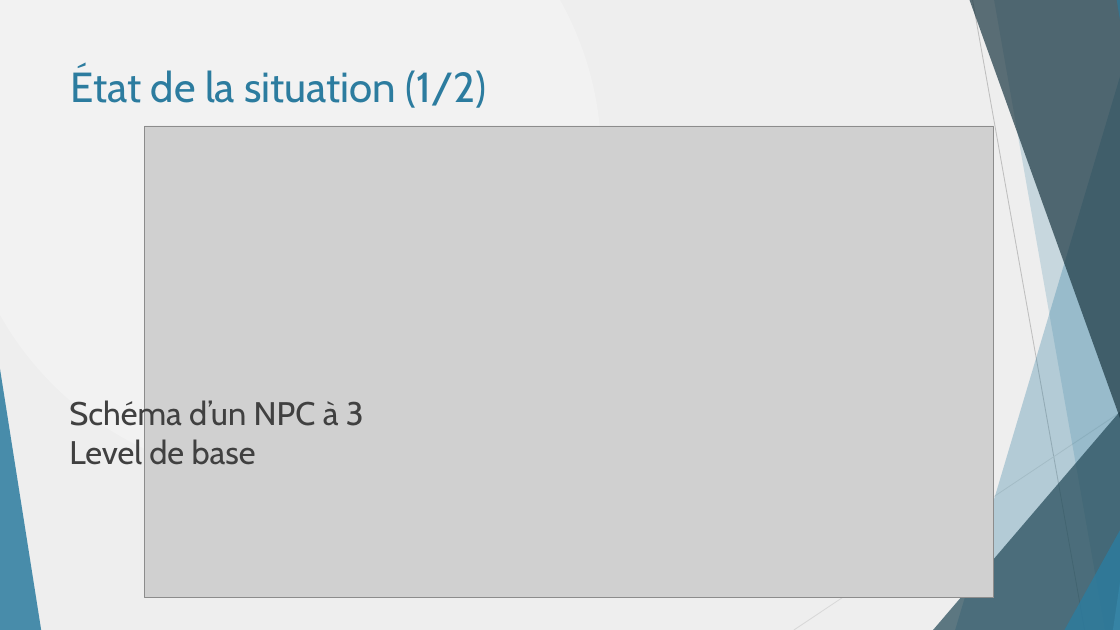
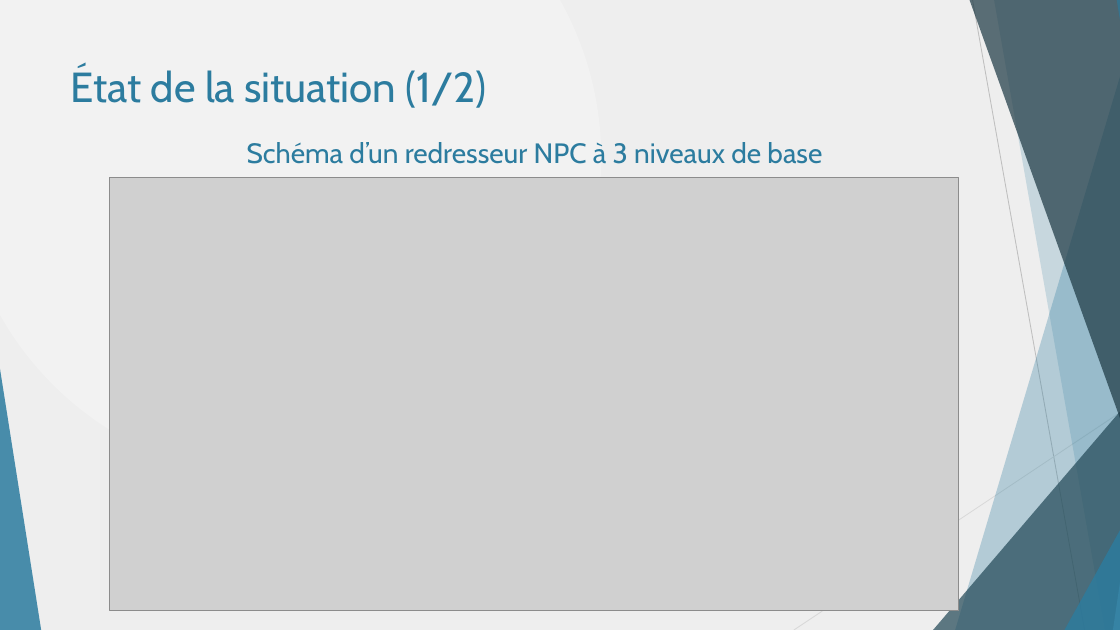
Before and after one commit to danthib76/DesignIV, a slide deck: slide 9 of Remise/Remise 1/Presentation_Remise_1.pptx. Drawn at 1120x630 pixels with LibreOffice and Linux fonts; fonts in the diff are those of the drawing; grey boxes stand for pictures. Boxes give left, top, right and bottom in pixels: in the first picture for what was removed or moved away, otherwise in the second. Text is boxed around its words. In the diff, an @@ line names an element or a change of style, - is before the commit and + after.

```diff
--- a/Remise/Remise 1/Presentation_Remise_1.pptx
+++ b/Remise/Remise 1/Presentation_Remise_1.pptx
@@ text at (247,142,822,164): text changed; size 28 to 24 pt; text colour #404040 to #2C7C9F @@
-Schéma d’un NPC à 3 Level de base
+Schéma d’un redresseur NPC à 3 niveaux de base
@@ picture: place and size @@
-picture at (145,126,994,598)
+picture at (110,177,960,611)
```
Also in this commit, not shown: 1 other slide changed.
